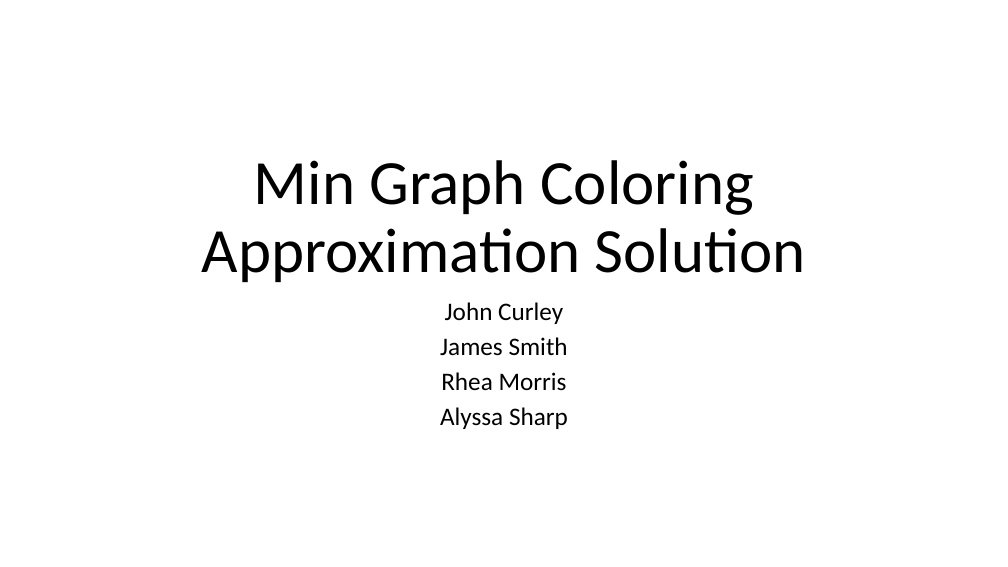
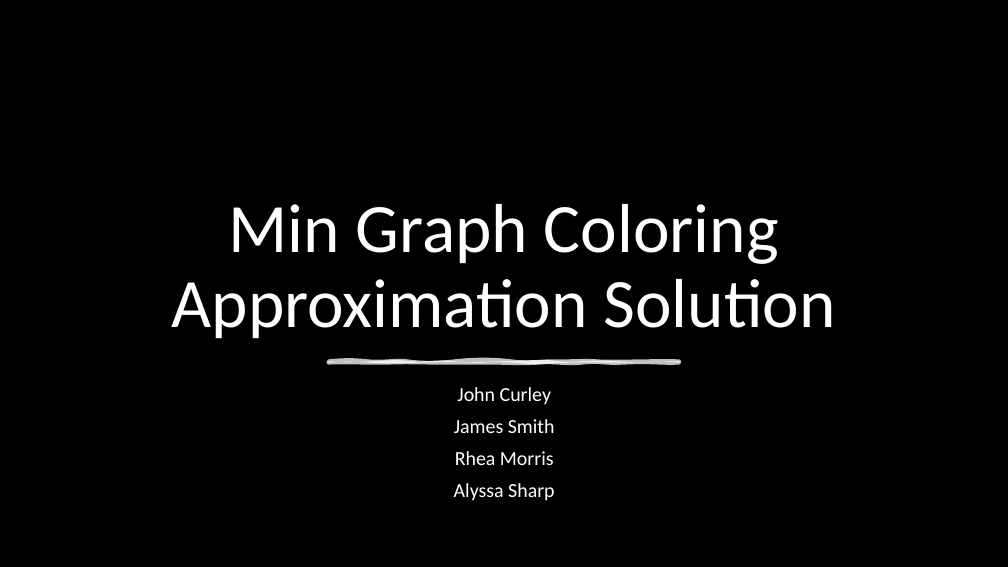
Before and after one commit to smit36jm/CS412-NP_COMPLETE, a slide deck: slide 1 of presentations/Approx Presentation.pptx. Drawn at 1008x567 pixels with LibreOffice and Linux fonts; fonts in the diff are those of the drawing; background and template pictures are left out. Boxes give left, top, right and bottom in pixels: in the first picture for what was removed or moved away, otherwise in the second. Text is boxed around its words. In the diff, an @@ line names an element or a change of style, - is before the commit and + after.

Commit message:
Approx Presentation Done

```diff
--- a/presentations/Approx Presentation.pptx
+++ b/presentations/Approx Presentation.pptx
@@ background #FFFFFF to picture (left out) @@
@@ title "Min Graph Coloring Approximation Solution" at bbox=[172, 204, 836, 339]: size 60 to 66 pt, text colour #000000 to #FFFFFF @@
@@ subtitle "John Curley": place and size @@
-subtitle "John Curley" at bbox=[440, 302, 568, 429]
+subtitle "John Curley" at bbox=[454, 387, 555, 501]
@@ subtitle "John Curley" at bbox=[454, 387, 555, 501]: size 24 to 19 pt, text colour #000000 to #FFFFFF; line spacing 0.8 to 0.9 @@
@@ freeform shape added at bbox=[329, 361, 680, 363], fill #FFFFFF at 75% opacity, outline #FFFFFF 3.5 pt @@
```
Also in this commit, not shown: 4 other slides changed.
